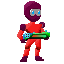
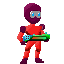
Revision of a layered w=64, h=64 image; what changed, layer by layer:
painted on "Gun" over [17, 1, 50, 64]
painted on "Head" over [17, 1, 50, 64]
painted on "UpperArmR" over [17, 1, 50, 64]
painted on "LowerArmR" over [17, 1, 50, 64]
painted on "Body" over [17, 1, 50, 64]
painted on "UpperArmL" over [17, 1, 50, 64]
painted on "LowerArmL" over [17, 1, 50, 64]
painted on "UpperLegR" over [17, 1, 50, 64]
painted on "LowerLegR" over [17, 1, 50, 64]
painted on "UpperLegL" over [17, 1, 50, 64]
painted on "LowerLegL" over [17, 1, 50, 64]
